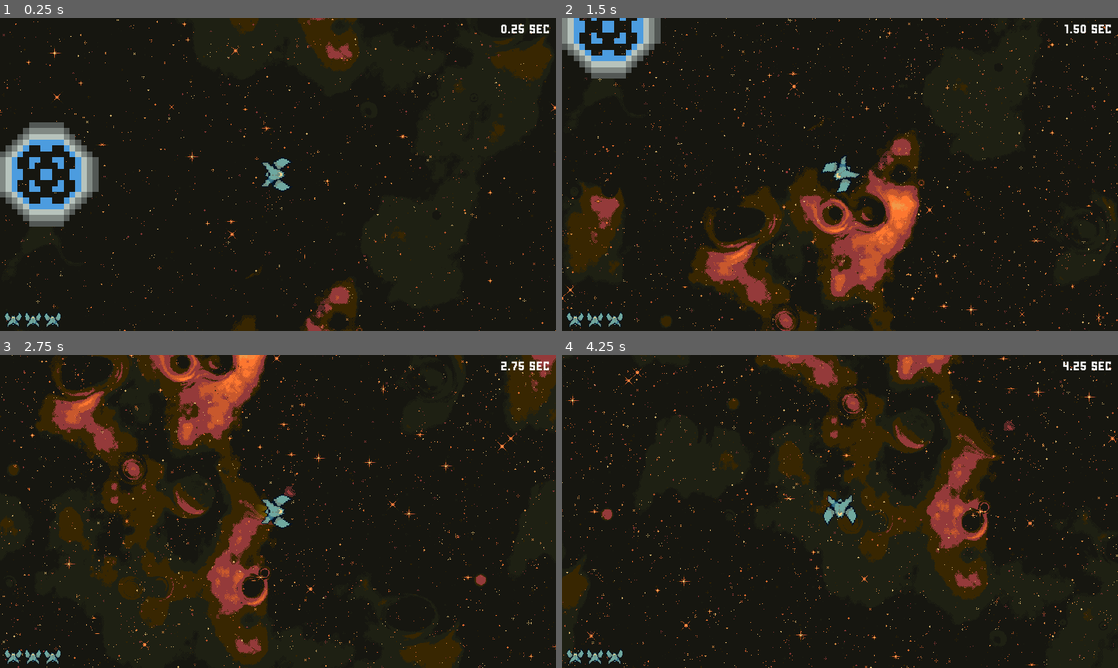
Above: before the commit, frames 1-4 (two rows, left to right).
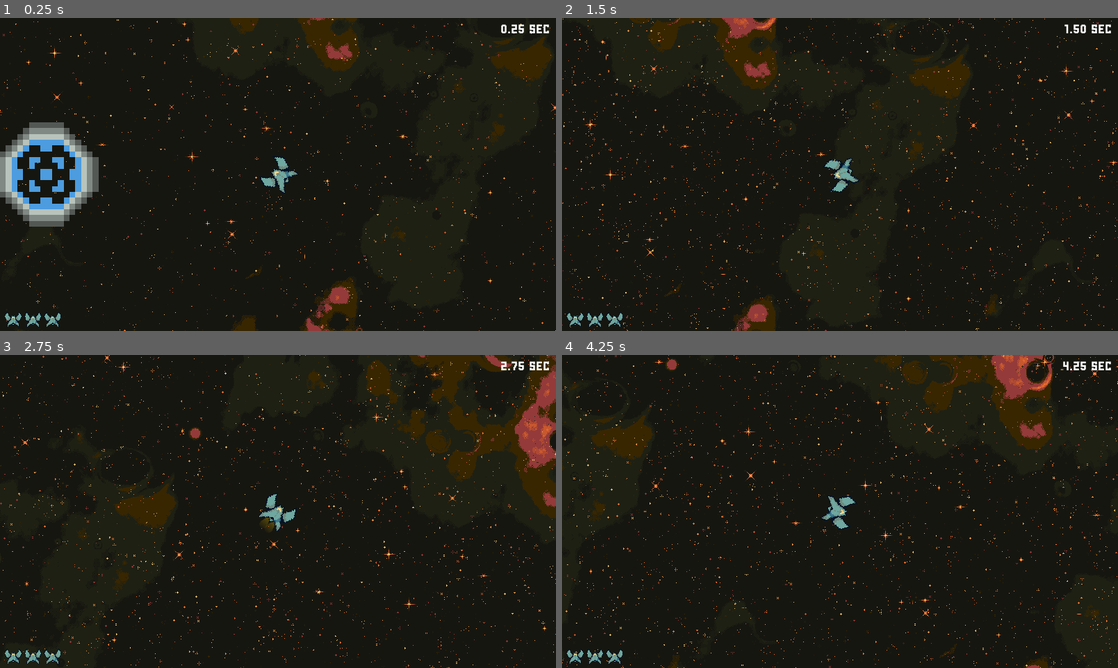
Above: after the commit, the same moments.

Repository: AnEnigmaticBug/chronozine
Game: Godot game, scene res://src/levels/Level.tscn
Two runs of this game, one before a commit and one after it. Both use one fixed random seed, a clock stepped at 60 frames per second and the inputs below. This scene is started directly instead of the project's main scene.
Inputs (mouse positions are in pixels of both pictures, inside the frame that each line leads up to):
- Up to frame 1 (0.25 s): no input
- Up to frame 2 (1.5 s): move the mouse to (962, 158) at 0.52 s; hold Space (accelerate) 0.53-1.28 s; hold Down (point_dn) 0.53-1.28 s; move the mouse to (728, 190) at 1.27 s; tap Left (point_lt) at 1.35 s
- Up to frame 3 (2.75 s): move the mouse to (333, 442) at 2.02 s; hold Space (accelerate) from 2.03 s (still down); hold Right (point_rt) from 2.03 s (still down)
- Up to frame 4 (4.25 s): move the mouse to (812, 574) at 2.77 s; release Right (point_rt) at 2.78 s; tap Ctrl (slo_mo) at 2.85 s; move the mouse to (1006, 558) at 3.52 s; release Space (accelerate) at 3.53 s; hold Down (point_dn) from 3.53 s (still down)

The runs differ from the first frame. In frame 1, 0.3% of the frame differs, in the area x 47-54%, y 44-56%; in frame 2, 20%; in frame 3, 26%, in the area x 0-100%, y 0-100%; in frame 4, 19%.

Commit message:
Allow controlling player via mouse
If we detect a controller, we use it. Only if no controller is detected,
do we use the mouse. This is because:
* controller provides a better experience
* controller and mouse can't be used at the same time

Diff:
--- a/chronozine/project.godot
+++ b/chronozine/project.godot
@@ -152,12 +152,14 @@
 "deadzone": 0.5,
 "events": [ Object(InputEventJoypadButton,"resource_local_to_scene":false,"resource_name":"","device":0,"button_index":5,"pressure":0.0,"pressed":false,"script":null)
 , Object(InputEventKey,"resource_local_to_scene":false,"resource_name":"","device":0,"alt":false,"shift":false,"control":false,"meta":false,"command":false,"pressed":false,"scancode":32,"unicode":0,"echo":false,"script":null)
+, Object(InputEventMouseButton,"resource_local_to_scene":false,"resource_name":"","device":0,"alt":false,"shift":false,"control":false,"meta":false,"command":false,"button_mask":0,"position":Vector2( 0, 0 ),"global_position":Vector2( 0, 0 ),"factor":1.0,"button_index":1,"pressed":false,"doubleclick":false,"script":null)
  ]
 }
 slo_mo={
 "deadzone": 0.5,
 "events": [ Object(InputEventJoypadButton,"resource_local_to_scene":false,"resource_name":"","device":0,"button_index":4,"pressure":0.0,"pressed":false,"script":null)
 , Object(InputEventKey,"resource_local_to_scene":false,"resource_name":"","device":0,"alt":false,"shift":false,"control":false,"meta":false,"command":false,"pressed":false,"scancode":16777238,"unicode":0,"echo":false,"script":null)
+, Object(InputEventMouseButton,"resource_local_to_scene":false,"resource_name":"","device":0,"alt":false,"shift":false,"control":false,"meta":false,"command":false,"button_mask":0,"position":Vector2( 0, 0 ),"global_position":Vector2( 0, 0 ),"factor":1.0,"button_index":2,"pressed":false,"doubleclick":false,"script":null)
  ]
 }
 pause={
--- a/chronozine/src/levels/Level.tscn
+++ b/chronozine/src/levels/Level.tscn
@@ -87,6 +87,7 @@
 [node name="Menus" type="Control" parent="Gui"]
 anchor_right = 1.0
 anchor_bottom = 1.0
+mouse_filter = 2
 theme = ExtResource( 9 )
 __meta__ = {
 "_edit_use_anchors_": false
--- a/chronozine/src/misc/Globals.gd
+++ b/chronozine/src/misc/Globals.gd
@@ -2,3 +2,6 @@
 
 
 const HOME_SCN := preload("res://src/gui/screens/home/Home.tscn")
+
+# If we don't have a controller, a mouse is the best option
+var is_using_mouse := Input.get_connected_joypads().empty()
--- a/chronozine/src/player/Player.gd
+++ b/chronozine/src/player/Player.gd
@@ -70,6 +70,9 @@
 
 
 func _direction_input() -> Vector2:
+	if Globals.is_using_mouse:
+		return (get_global_mouse_position() - global_position).normalized()
+
 	var strength := Vector2(
 		Input.get_action_strength("point_rt") - Input.get_action_strength("point_lt"),
 		Input.get_action_strength("point_dn") - Input.get_action_strength("point_up")
